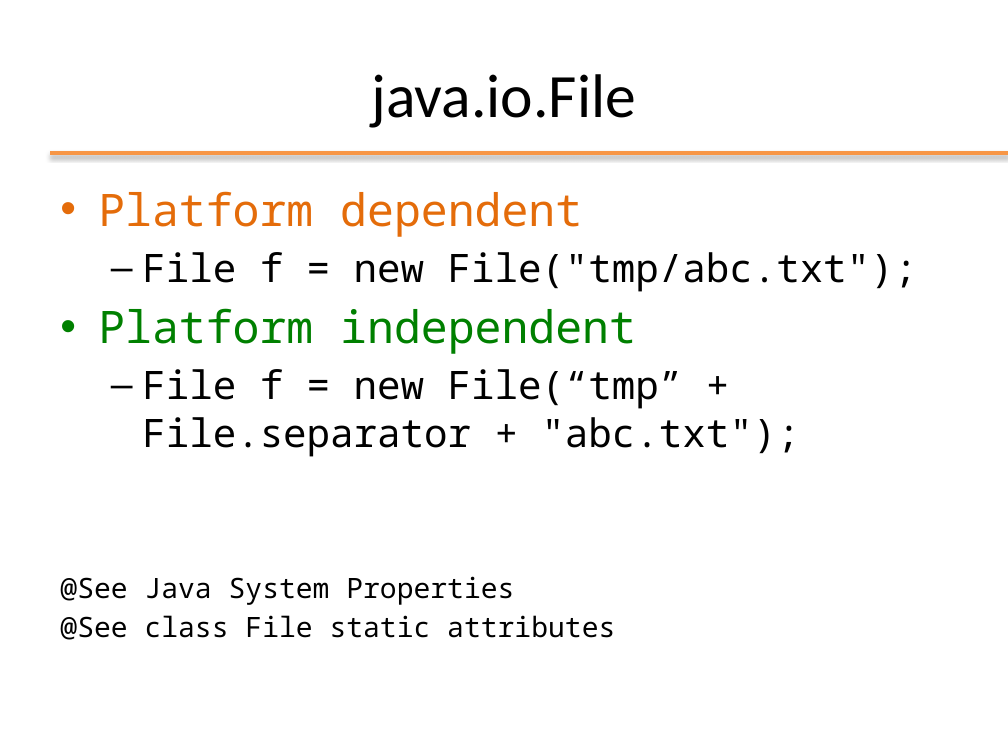
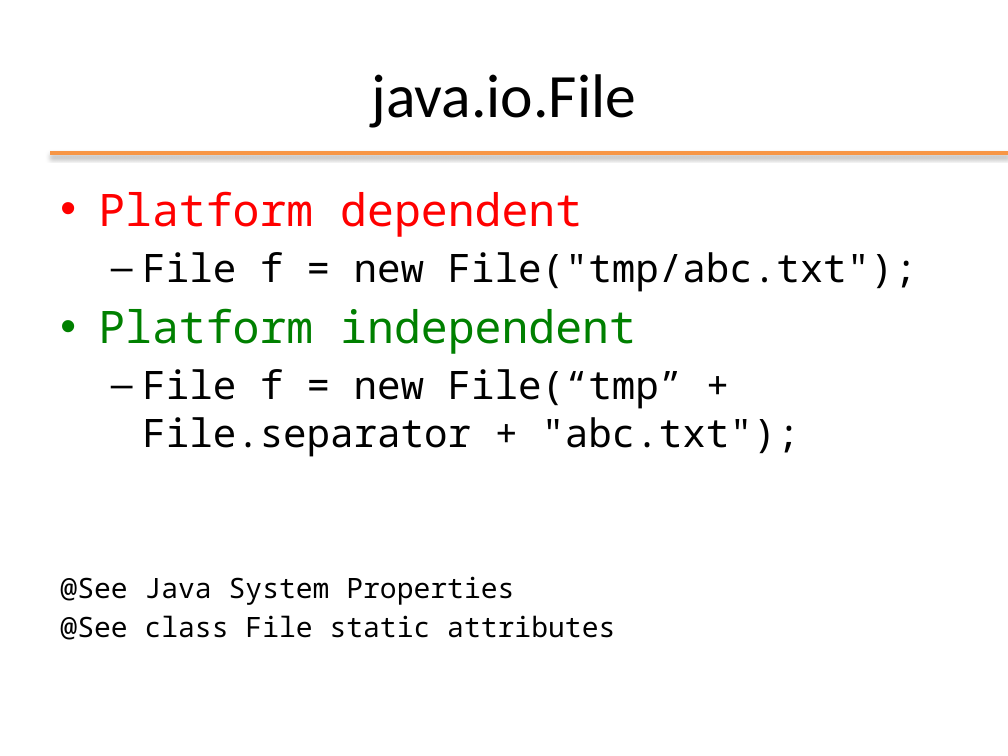
Before and after one commit to Andrea99-beep/ooprogramming, a slide deck: slide 3 of slides/ppt/10_IO.pptx (slide 16 before the commit). Drawn at 1008x756 pixels with LibreOffice and Linux fonts; fonts in the diff are those of the drawing; background and template pictures are left out. Boxes give left, top, right and bottom in pixels: in the first picture for what was removed or moved away, otherwise in the second. Text is boxed around its words. In the diff, an @@ line names an element or a change of style, - is before the commit and + after.

```diff
--- a/slides/ppt/10_IO.pptx
+++ b/slides/ppt/10_IO.pptx
@@ text at box(98, 191, 582, 237): text colour #E46C0A to #FF0000 in "Platform dependent" @@
```
Also in this commit, not shown: 12 other slides changed, 2 slides removed, 35 other files.
